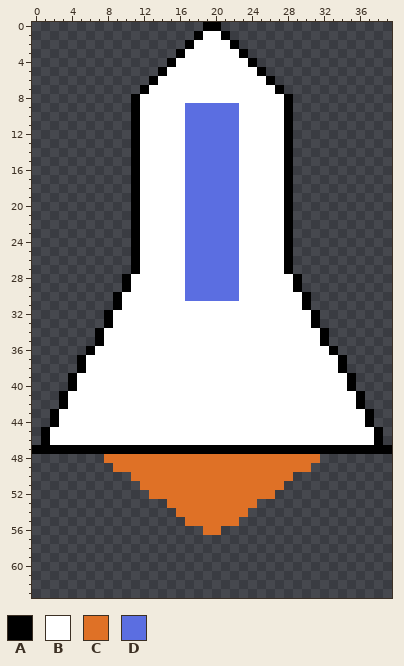
Pixel-art file, stored at src/assets/sprites/aseprite/rocket.ase. The picture above was drawn from the file before the commit.
64x64 pixels, 1 frame. The old version is drawn lined up with the new one, on the new canvas.
Palette (. is transparent): A #000000  B #ffffff  C #df7126  D #5b6ee1
Pixels before (only the part around the change), first column x 3:
40 .ABBBBBBBBBBBBBBBBBBBBBBBBBBBBBBA....
41 ABBBBBBBBBBBBBBBBBBBBBBBBBBBBBBBBA...
42 ABBBBBBBBBBBBBBBBBBBBBBBBBBBBBBBBA...
43 BBBBBBBBBBBBBBBBBBBBBBBBBBBBBBBBBBA..
44 BBBBBBBBBBBBBBBBBBBBBBBBBBBBBBBBBBA..
45 BBBBBBBBBBBBBBBBBBBBBBBBBBBBBBBBBBBA.
46 BBBBBBBBBBBBBBBBBBBBBBBBBBBBBBBBBBBA.
47 AAAAAAAAAAAAAAAAAAAAAAAAAAAAAAAAAAAAA
48 .....CCCCCCCCCCCCCCCCCCCCCCCC........
49 ......CCCCCCCCCCCCCCCCCCCCCC.........
50 ........CCCCCCCCCCCCCCCCCC...........
51 .........CCCCCCCCCCCCCCCC............
52 ..........CCCCCCCCCCCCCC.............
53 ............CCCCCCCCCC...............
54 .............CCCCCCCC................
55 ..............CCCCCC.................
56 ................CC...................
57 .....................................
58 .....................................
59 .....................................
60 .....................................
61 .....................................
62 .....................................
63 .....................................
Now the later version:
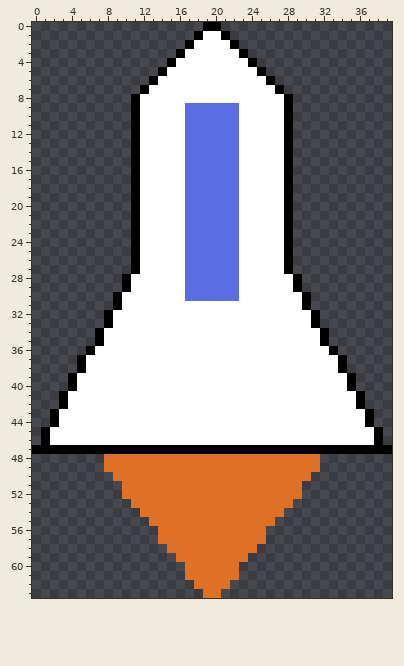
Commit message: crop rocket sprite at 40 width
The exact change:
{"change": "canvas 64x64 -> 40x64, the old top-left corner now at -12,0 (the part of the old canvas that was cut away was empty and is not shown)"}
{"y":49,"x":8,"old":".","new":"C"}
{"y":49,"x":31,"old":".","new":"C"}
{"y":50,"x":9,"old":"..","new":"CC"}
{"y":50,"x":29,"old":"..","new":"CC"}
{"y":51,"x":10,"old":"..","new":"CC"}
{"y":51,"x":28,"old":"..","new":"CC"}
{"y":52,"x":10,"old":"...","new":"CCC"}
{"y":52,"x":27,"old":"...","new":"CCC"}
{"y":53,"x":11,"old":"....","new":"CCCC"}
{"y":53,"x":25,"old":"....","new":"CCCC"}
{"y":54,"x":12,"old":"....","new":"CCCC"}
{"y":54,"x":24,"old":"....","new":"CCCC"}
{"y":55,"x":13,"old":"....","new":"CCCC"}
{"y":55,"x":23,"old":"....","new":"CCCC"}
{"y":56,"x":14,"old":".....","new":"CCCCC"}
{"y":56,"x":21,"old":".....","new":"CCCCC"}
{"y":57,"x":14,"old":"............","new":"CCCCCCCCCCCC"}
{"y":58,"x":15,"old":"..........","new":"CCCCCCCCCC"}
{"y":59,"x":16,"old":"........","new":"CCCCCCCC"}
{"y":60,"x":17,"old":"......","new":"CCCCCC"}
{"y":61,"x":17,"old":"......","new":"CCCCCC"}
{"y":62,"x":18,"old":"....","new":"CCCC"}
{"y":63,"x":19,"old":"..","new":"CC"}
